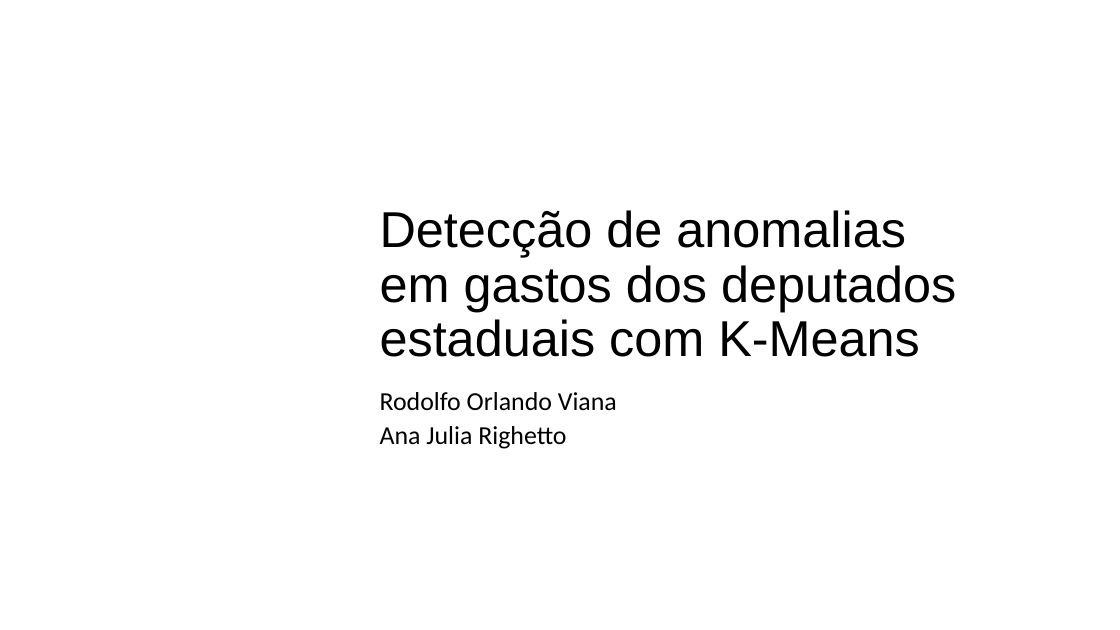
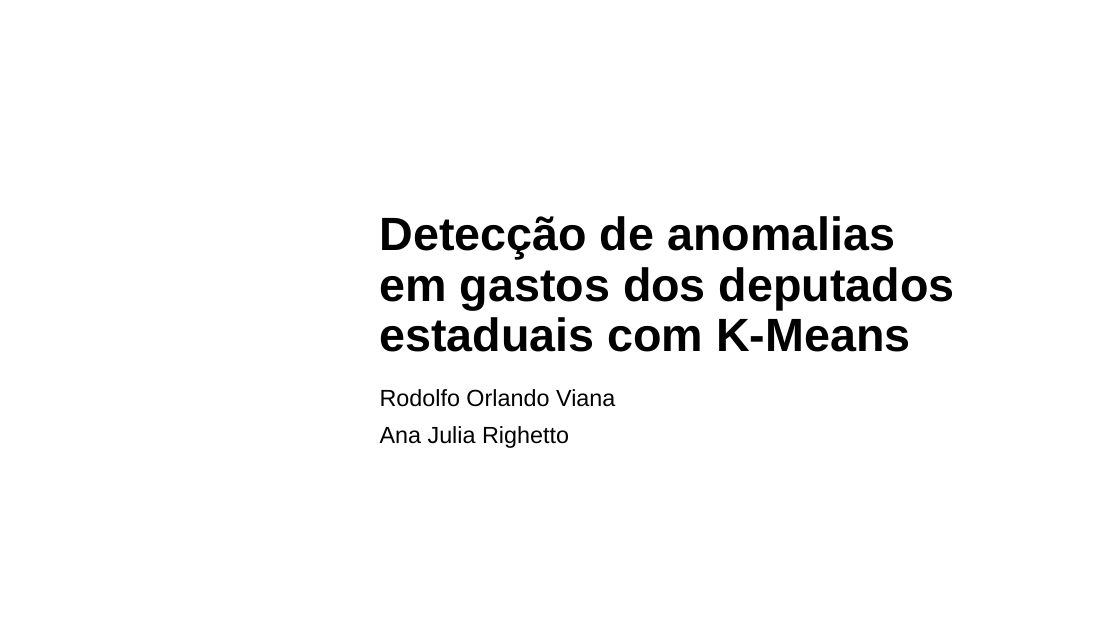
Before and after one commit to rodolfo-viana/mba_esalq, a slide deck: slide 1 of prd/WIP_apresentacao.pptx. Drawn at 1120x630 pixels with LibreOffice and Linux fonts; fonts in the diff are those of the drawing; background and template pictures are left out. Boxes give left, top, right and bottom in pixels: in the first picture for what was removed or moved away, otherwise in the second. Text is boxed around its words. In the diff, an @@ line names an element or a change of style, - is before the commit and + after.

```diff
--- a/prd/WIP_apresentacao.pptx
+++ b/prd/WIP_apresentacao.pptx
@@ title "Detecção de anomalias em gastos ..." at bbox=[380, 216, 955, 352]: size 43.2 to 40 pt, bold on @@
@@ subtitle "Rodolfo Orlando Viana" at bbox=[380, 389, 615, 448]: size 22.2 to 20 pt, font Calibri to Arial; line spacing 0.7 to 0.9 @@
```
Also in this commit, not shown: 7 other slides changed, 5 slides added, 2 other files.
